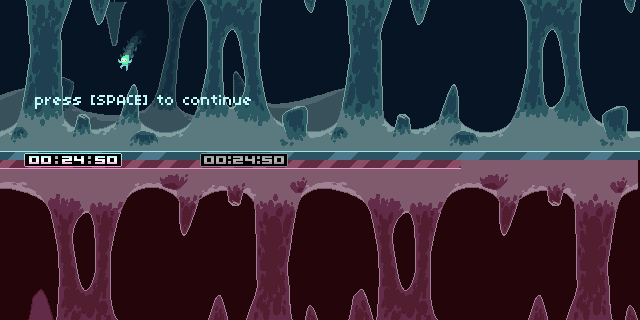
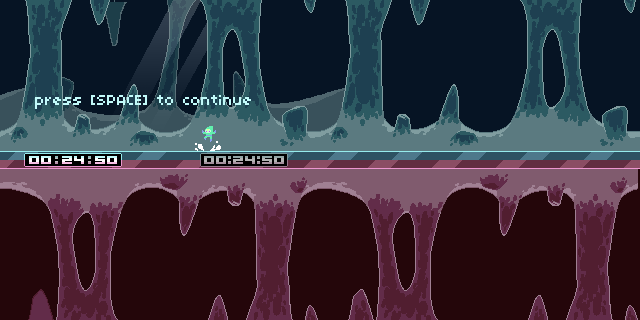
Layered file, before and after one edit (640px x 320px). Changes by layer:
painted on "player" over [118, 55, 221, 151]
hid group "trail" (4 layers) over [120, 30, 146, 66]
painted on "bottom" over [0, 160, 640, 169]
added layer "Layer 4" (addition, 19%) above "Layer 3" over [110, 0, 216, 140]
